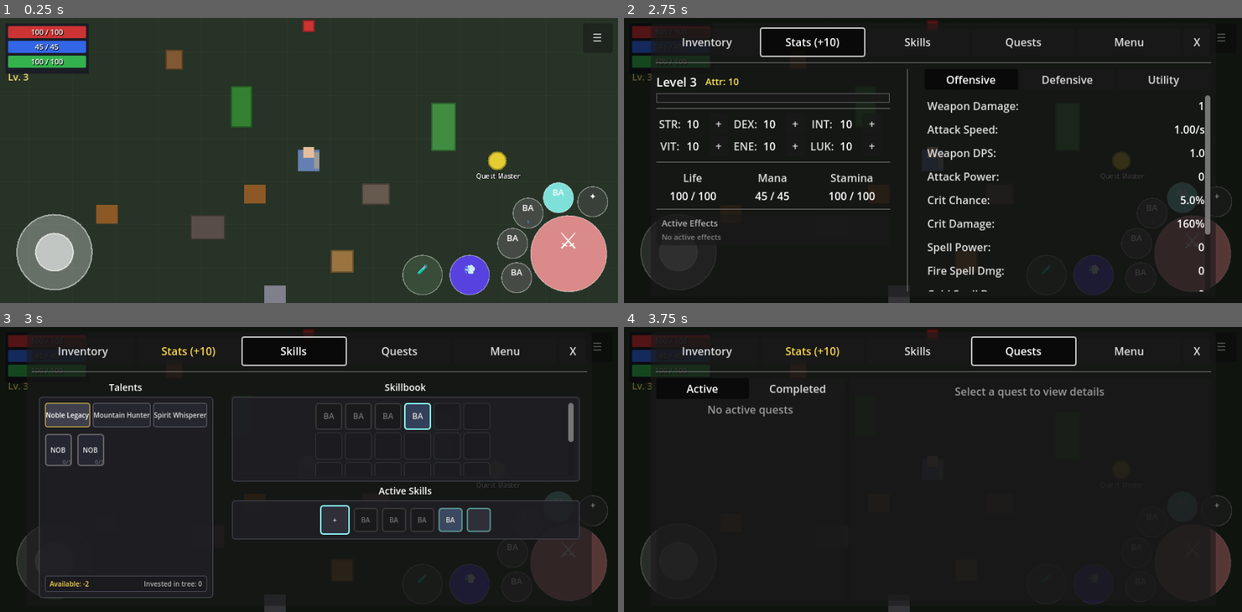
Above: before the commit, frames 1-4 (two rows, left to right).
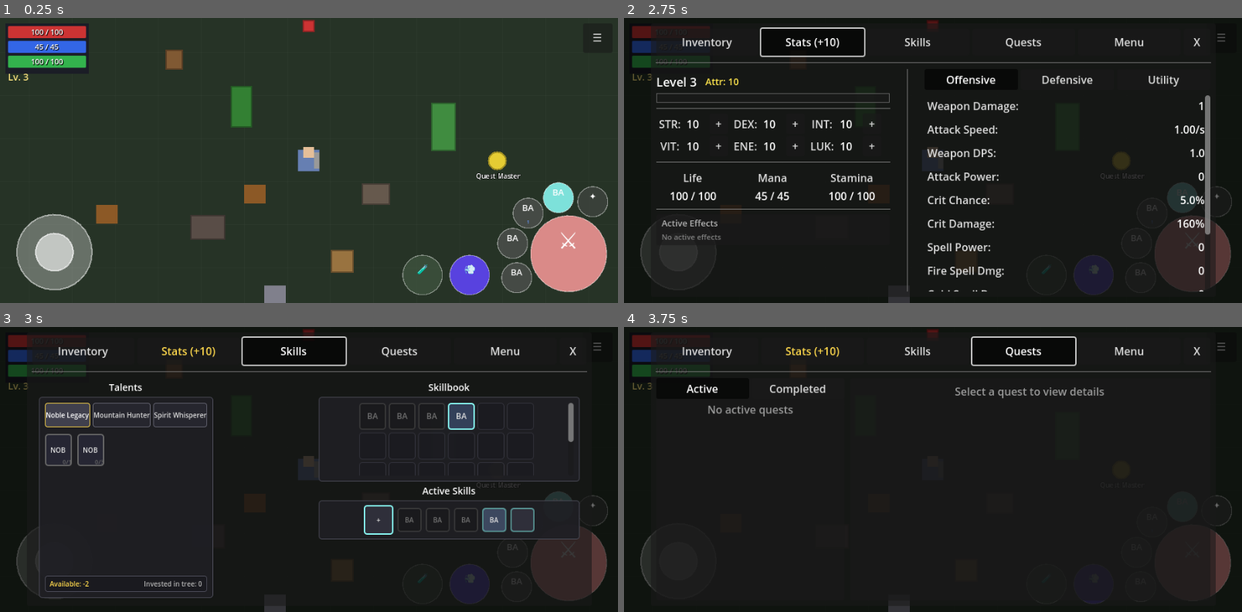
Above: after the commit, the same moments.

Repository: MatousHruska/MobileTestia
Game: Godot game, scene res://scenes/world/test_zone.tscn
The game is run twice, just before and just after one commit, with the same random seed, the same clock (stepped at 60 frames per second) and the same inputs.
Inputs:
- Up to frame 1 (0.25 s): no input
- Up to frame 2 (2.75 s): click "☰" at 0.5 s; click "Inventory" at 1.25 s; click "Stats (+10)" at 2 s
- Up to frame 3 (3 s): click "Skills" at 2.75 s
- Up to frame 4 (3.75 s): click "Quests" at 3.5 s

Frames 1-2 are identical in both runs. In frame 3, 3.6% of the frame differs, in the area x 37-87%, y 19-75%; in frame 4, nothing differs.

Commit message:
Fix talent tree not expanding to 50% width
Changed left margin from SIZE_SHRINK_BEGIN to SIZE_EXPAND_FILL
with stretch_ratio to properly distribute space between
talent tree and skillbook panels.

Diff:
--- a/scripts/ui/menu/skills_panel.gd
+++ b/scripts/ui/menu/skills_panel.gd
@@ -189,18 +189,20 @@
 	main_hbox.add_theme_constant_override("separation", 8)
 	add_child(main_hbox)
 
-	# Left margin wrapper for talent tree
+	# Left margin wrapper for talent tree (50% width)
 	var left_margin := _create_percentage_margin()
-	left_margin.size_flags_horizontal = Control.SIZE_SHRINK_BEGIN
+	left_margin.size_flags_horizontal = Control.SIZE_EXPAND_FILL
+	left_margin.size_flags_stretch_ratio = TREE_WIDTH_PCT
 	main_hbox.add_child(left_margin)
 
 	# Build left panel (Talent Tree)
 	_build_talent_tree_panel(left_margin)
 
-	# Right margin wrapper for skillbook/description
+	# Right margin wrapper for skillbook/description (50% width)
 	var right_margin := _create_percentage_margin()
 	right_margin.size_flags_horizontal = Control.SIZE_EXPAND_FILL
 	right_margin.size_flags_vertical = Control.SIZE_EXPAND_FILL
+	right_margin.size_flags_stretch_ratio = 1.0 - TREE_WIDTH_PCT
 	main_hbox.add_child(right_margin)
 
 	# Build right panel (Skillbook + Description + Bind UI)
